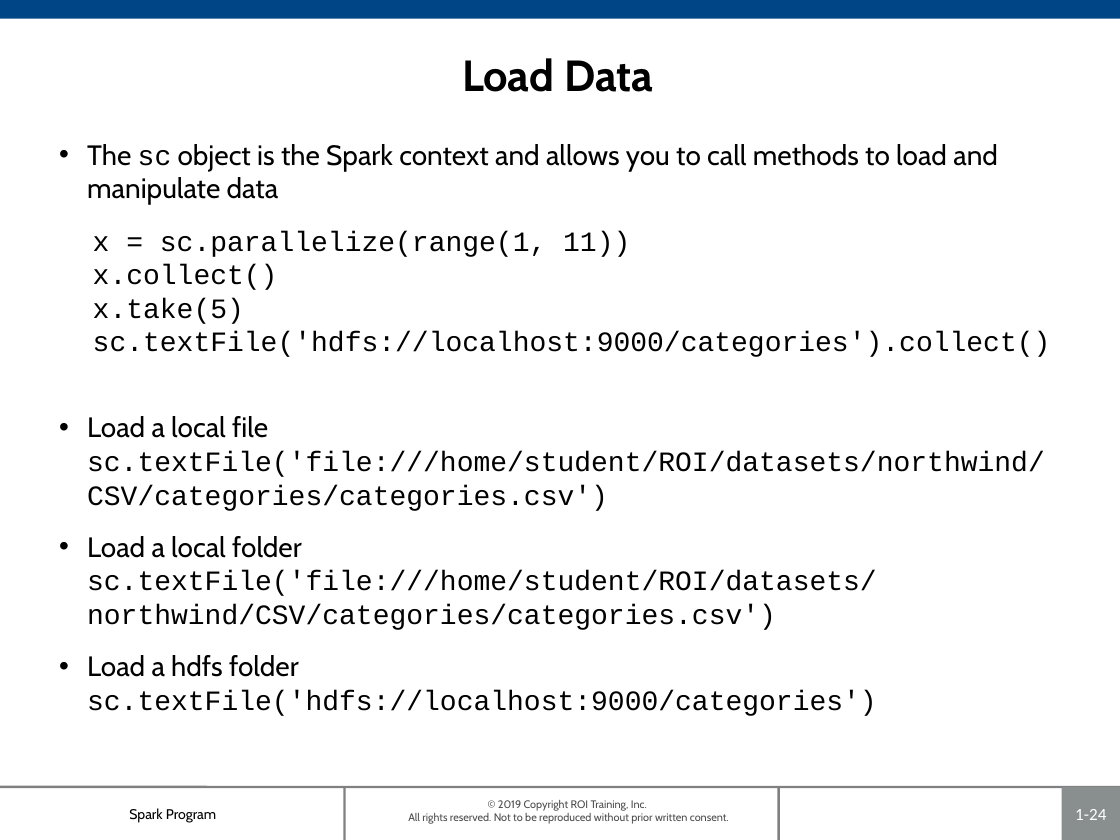
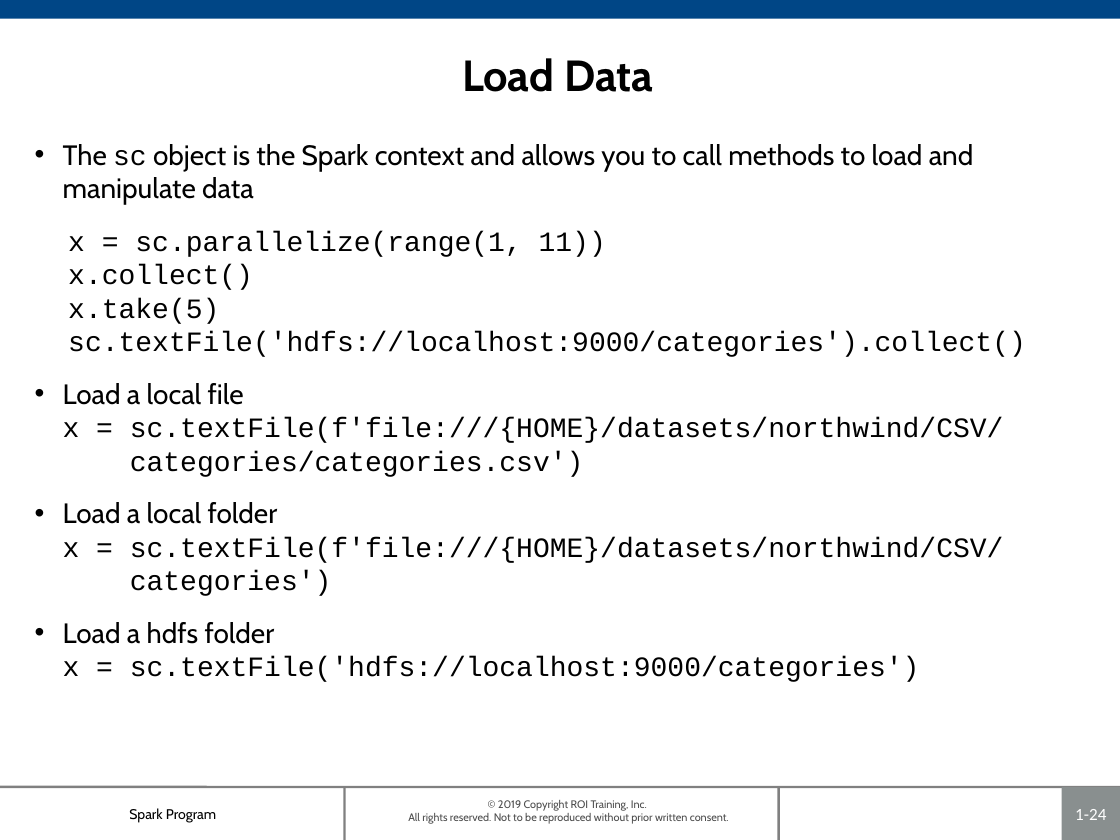
Before and after one commit to roitraining/SparkforDataEngineers, a slide deck: slide 24 of Ch01_IntroToSpark.pptx. Drawn at 1120x840 pixels with LibreOffice and Linux fonts; fonts in the diff are those of the drawing; background and template pictures are left out. Boxes give left, top, right and bottom in pixels: in the first picture for what was removed or moved away, otherwise in the second. Text is boxed around its words. In the diff, an @@ line names an element or a change of style, - is before the commit and + after.

```diff
--- a/Ch01_IntroToSpark.pptx
+++ b/Ch01_IntroToSpark.pptx
@@ text "The sc object is the ...": place and size @@
-text "The sc object is the ..." at (87, 144, 1051, 716)
+text "The sc object is the ..." at (63, 144, 1026, 682)
@@ text at (63, 383, 1004, 477): text changed @@
-• Load a local file
-  sc.textFile('file:///home/student/ROI/datasets/northwind/CSV/categories/categories.csv')
+• Load a local file
+  x = sc.textFile(f'file:///{HOME}/datasets/northwind/CSV/
+  categories/categories.csv')
@@ text at (63, 537, 1004, 596): text changed @@
-  sc.textFile('file:///home/student/ROI/datasets/northwind/CSV/categories/categories.csv')
+  x = sc.textFile(f'file:///{HOME}/datasets/northwind/CSV/
+  categories')
@@ text at (63, 656, 920, 682): text changed @@
-  sc.textFile('hdfs://localhost:9000/categories')
+  x = sc.textFile('hdfs://localhost:9000/categories')
```
Also in this commit, not shown: 3 other slides changed, 2 other files.
